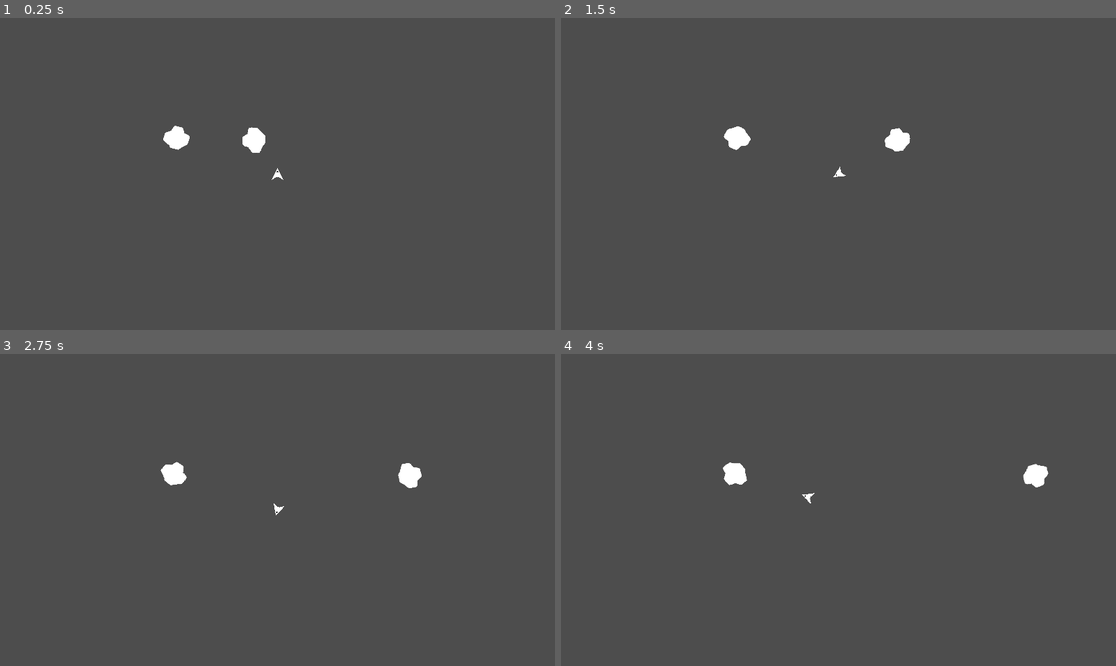
Above: before the commit, frames 1-4 (two rows, left to right).
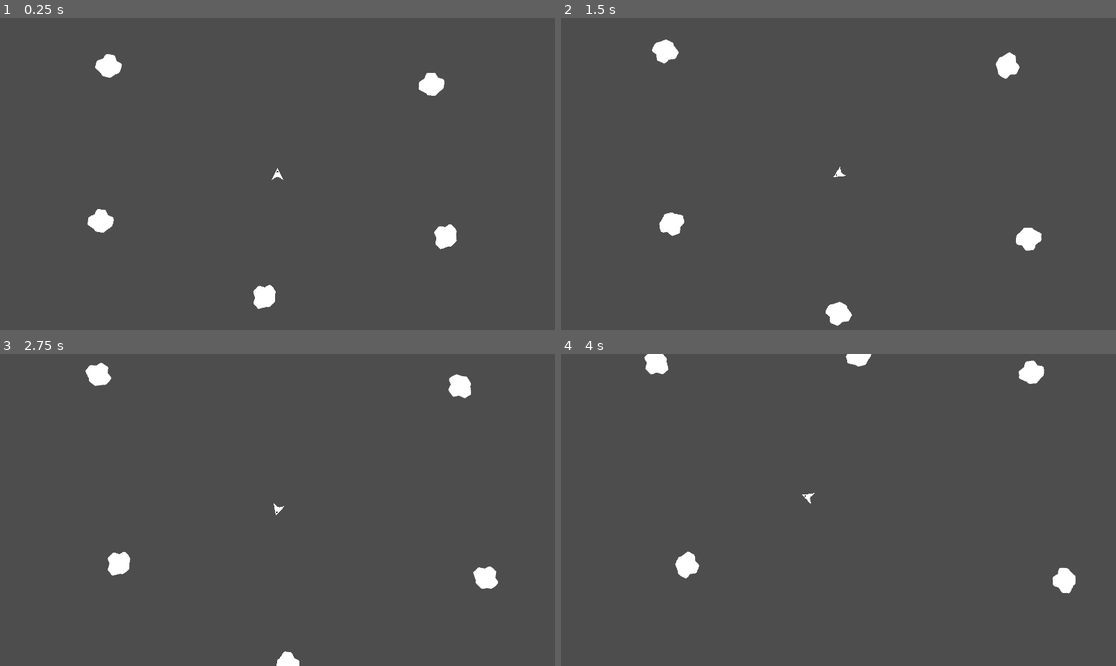
Above: after the commit, the same moments.

Repository: JustinRyanH/1bit_space
Game: Godot game, scene res://scenes/demo.tscn
Two runs of this game, one before a commit and one after it. Both use one fixed random seed, a clock stepped at 60 frames per second and the inputs below.
Inputs:
- Up to frame 1 (0.25 s): no input
- Up to frame 2 (1.5 s): hold D (Rotate Right) 0.53-1.28 s; hold A (Rotate Left) from 1.28 s (still down)
- Up to frame 3 (2.75 s): release A (Rotate Left) at 2.03 s; hold D (Rotate Right) from 2.03 s (still down)
- Up to frame 4 (4 s): release D (Rotate Right) at 2.78 s; hold W (Accelerate) 2.78-3.53 s; hold A (Rotate Left) from 3.53 s (still down)

The runs differ from the first frame. In frame 1, 1.7% of the frame differs, in the area x 15-83%, y 11-94%; in frame 2, 1.7%, in the area x 16-87%, y 6-99%; in frame 3, 1.6%; in frame 4, 1.6%.

Commit message:
spawn asteroids

Diff:
--- a/scenes/demo.tscn
+++ b/scenes/demo.tscn
@@ -20,15 +20,25 @@
 script = ExtResource("3_u0c30")
 asteroid_spawn_bus = ExtResource("4_68duc")
 
-[node name="LargeAsteroid" parent="AsteroidManager" instance=ExtResource("3_106lf")]
-position = Vector2(-167, -142)
-rotation = -1.31948
-linear_velocity = Vector2(300, 2.08165e-12)
+[node name="LargeAsteroid2" parent="AsteroidManager" instance=ExtResource("3_106lf")]
+position = Vector2(-695, -437)
+rotation = 0.165485
 
-[node name="LargeAsteroid2" parent="AsteroidManager" instance=ExtResource("3_106lf")]
-position = Vector2(-416, -150)
+[node name="LargeAsteroid3" parent="AsteroidManager" instance=ExtResource("3_106lf")]
+position = Vector2(680, 255)
 rotation = 0.165485
-linear_velocity = Vector2(-5, 2.08165e-12)
+
+[node name="LargeAsteroid4" parent="AsteroidManager" instance=ExtResource("3_106lf")]
+position = Vector2(-65, 493)
+rotation = 0.165485
+
+[node name="LargeAsteroid5" parent="AsteroidManager" instance=ExtResource("3_106lf")]
+position = Vector2(-740, 192)
+rotation = 0.165485
+
+[node name="LargeAsteroid6" parent="AsteroidManager" instance=ExtResource("3_106lf")]
+position = Vector2(629, -358)
+rotation = 0.165485
 
 [node name="Ship" parent="." instance=ExtResource("1_fdexu")]
 position = Vector2(2.08165e-12, 2.08165e-12)
--- a/systems/asteroid_manager.gd
+++ b/systems/asteroid_manager.gd
@@ -5,6 +5,12 @@
 
 func _ready() -> void:
 	asteroid_spawn_bus.spawn_asteroid.connect(spawn_sub_asteroid)
+	for child in get_children():
+		var asteroid := child as Asteroid
+		if not asteroid: continue
+		var random_direction = Vector2(randf_range(-1, 1), randf_range(-1, 1)).normalized()
+		var random_speed = randi_range(25, 200)
+		asteroid.linear_velocity = random_speed * random_direction
 
 func spawn_sub_asteroid(scene: PackedScene, location: Vector2, velocity: Vector2, count: int) -> void:
 	var start = -(count / 2)
--- a/systems/world_wrap.gd
+++ b/systems/world_wrap.gd
@@ -29,7 +29,6 @@
 	wrap_actor(area)
 
 func _on_world_boundaries_body_exited(body: Node2D) -> void:
-	print("wrap")
 	wrap_actor(body)
 
 func wrap_actor(actor: Node2D) -> void:
